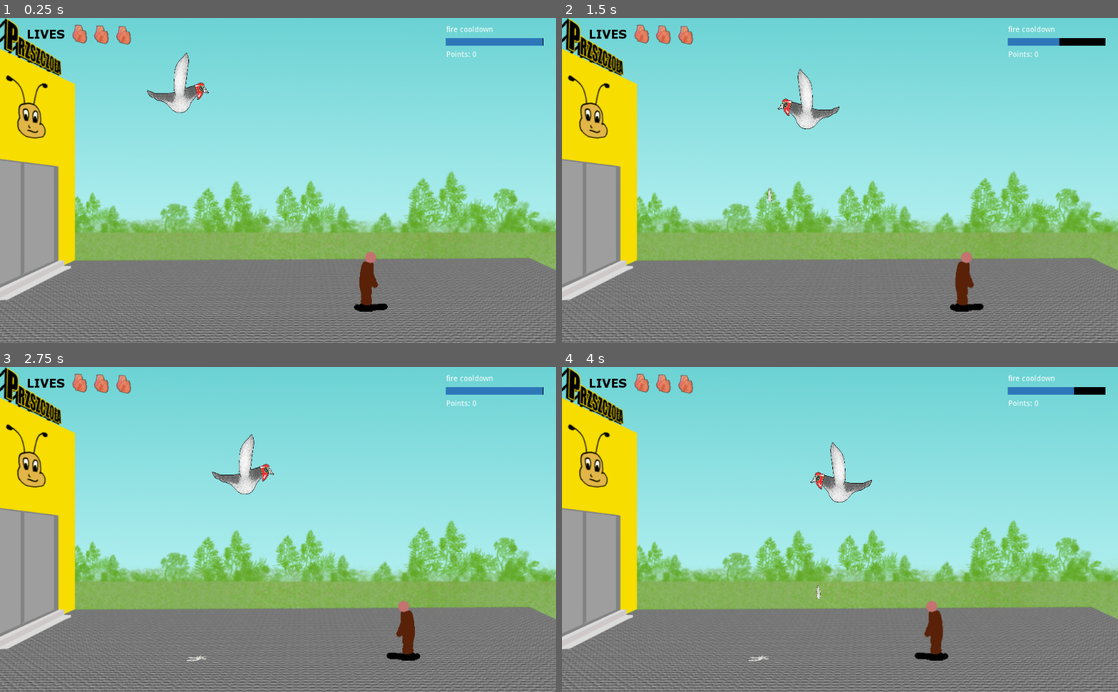
Above: before the commit, frames 1-4 (two rows, left to right).
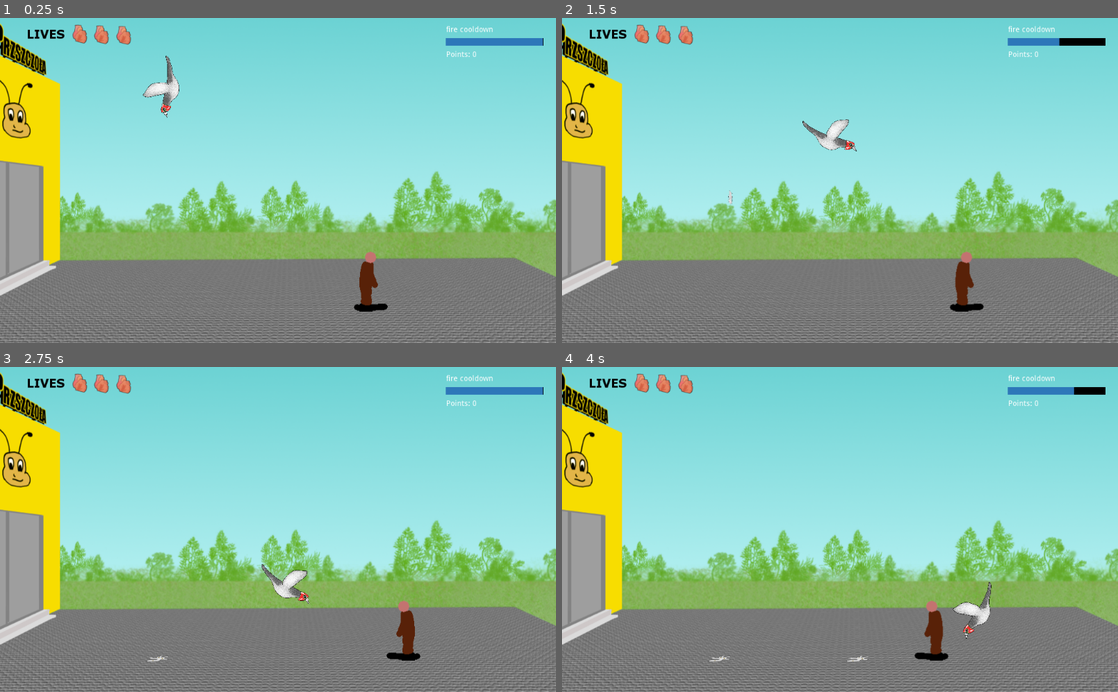
Above: after the commit, the same moments.

Repository: Ama94/PigeonSimulator
Game: Godot game, scene res://main.tscn
Same seed, same stepped clock (60 frames per second), same inputs: the game is played once before the commit and once after it. The engine's default icon, where the game draws it, is replaced by a stand-in: a white triangle on a blue panel in a dark square.
Inputs (mouse positions are in pixels of both pictures, inside the frame that each line leads up to):
- Up to frame 1 (0.25 s): no input
- Up to frame 2 (1.5 s): move the mouse to (962, 164) at 0.52 s; hold Right (ui_right) 0.53-1.28 s; tap Space (ui_select) at 0.6, 0.77, 1.07, 1.35 s; click (962, 164) at 0.67 s; move the mouse to (728, 196) at 1.27 s; hold Left (ui_left) from 1.28 s (still down); click (728, 196) at 1.42 s
- Up to frame 3 (2.75 s): tap Space (ui_select) at 1.52, 1.82, 2.1 s; move the mouse to (333, 458) at 2.02 s; release Left (ui_left) at 2.03 s; hold Right (ui_right) from 2.03 s (still down); click (333, 458) at 2.17 s
- Up to frame 4 (4 s): move the mouse to (812, 594) at 2.77 s; release Right (ui_right) at 2.78 s; hold Up (ui_up) 2.78-3.53 s; tap Space (ui_select) at 2.85, 3.02, 3.32, 3.6, 3.77 s; click (812, 594) at 2.92 s; move the mouse to (1006, 578) at 3.52 s; hold Left (ui_left) from 3.53 s (still down); click (1006, 578) at 3.67 s

The runs differ from the first frame. In frame 1, 15% of the frame differs, in the area x 0-100%, y 0-100%; in frame 2, 15%; in frame 3, 15%; in frame 4, 15%.

Commit message:
Collision borders

Diff:
--- /dev/null
+++ b/Pigeon.tscn
@@ -0,0 +1,24 @@
+[gd_scene load_steps=5 format=2]
+
+[ext_resource path="res://Player.gd" type="Script" id=1]
+[ext_resource path="res://assets/pigeon_up.png" type="Texture" id=2]
+
+[sub_resource type="PhysicsMaterial" id=2]
+friction = 0.0
+bounce = 1.0
+
+[sub_resource type="CapsuleShape2D" id=3]
+radius = 15.5627
+height = 78.4229
+
+[node name="Pigeon" type="RigidBody2D"]
+mode = 2
+physics_material_override = SubResource( 2 )
+script = ExtResource( 1 )
+
+[node name="Sprite" type="Sprite" parent="."]
+scale = Vector2( 0.15, 0.15 )
+texture = ExtResource( 2 )
+
+[node name="CollisionShape2D2" type="CollisionShape2D" parent="."]
+shape = SubResource( 3 )
--- a/Player.gd
+++ b/Player.gd
@@ -1,4 +1,4 @@
-extends Node2D
+extends RigidBody2D
 
 const ACCELERATION = 10
 # Declare member variables here. Examples:
@@ -25,35 +25,47 @@
 
 
 func _physics_process(delta):
+	linear_velocity = linear_velocity.normalized()*min(linear_velocity.length(), 300.0)
 	process_input()
-	radial_acceleration *= 0.93
+#	radial_acceleration *= 0.93
 #	orientation = radial_acceleration
-	facing = Vector2( cos(orientation) , sin(orientation))
-	rotation = orientation
-	velocity *=0.95
-	position += velocity * delta + direction
-	position.y += gravity
-	velocity += force * delta
+#	facing = Vector2( cos(orientation) , sin(orientation))
+#	rotation = orientation
+#	velocity *=0.95
+#	position += velocity * delta + direction
+#	position.y += gravity
+#	velocity += force * delta
+	print(linear_velocity)
+	$Sprite.rotation = get_angle_to(linear_velocity+position)
+
+	if(abs($Sprite.rotation_degrees) > 90):
+		 $Sprite.set_flip_v(true)
+	else:
+		$Sprite.set_flip_v(false)
+	$CollisionShape2D2.rotation = $Sprite.rotation+(PI/2)
 	if(value < 100.0):
 		value += 1
-	get_node("../cooldown").set_value(value)
-	self.texture = load("res://assets/pigeon_up.png")
+	get_node("../GUI/cooldown").set_value(value)
+	$Sprite.texture = load("res://assets/pigeon_up.png")
 	update()
 
 	pass
 func process_input():
 	if Input.is_action_pressed("ui_right"):
-		direction = Vector2(2.0,0)
-		get_node("../Pigeon").set_flip_h(false)
+		apply_central_impulse(Vector2(10,0))
+#		direction = Vector2(2.0,0)
+#		$Sprite.set_flip_h(false)
 	if Input.is_action_pressed("ui_left"):
-		direction = Vector2(-2.0,0)
-		get_node("../Pigeon").set_flip_h(true)
+		apply_central_impulse(Vector2(-10,0))
+#		direction = Vector2(-2.0,0)
+#		$Sprite.set_flip_h(true)
 	if(Input.is_action_just_pressed("ui_up")):
-		position += Vector2(0,-15.0)
+		apply_impulse(Vector2.ZERO,Vector2(0,-200))
+#		position += Vector2(0,-15.0)
 #		self.texture = load("res://assets/pigeon_up.png")
 	if(Input.is_action_just_pressed("ui_select")):
-		if(get_node("../cooldown").get_value() == 100):
-			get_node("../cooldown").set_value(0)
+		if(get_node("../GUI/cooldown").get_value() == 100):
+			get_node("../GUI/cooldown").set_value(0)
 			value = 0
 			spawn_bullet()
 #	pass
--- a/main.tscn
+++ b/main.tscn
@@ -1,12 +1,11 @@
 [gd_scene load_steps=10 format=2]
 
-[ext_resource path="res://pigeon.png" type="Texture" id=1]
-[ext_resource path="res://Player.gd" type="Script" id=2]
+[ext_resource path="res://assets/map1.png" type="Texture" id=1]
+[ext_resource path="res://Pigeon.tscn" type="PackedScene" id=2]
 [ext_resource path="res://Enemy.gd" type="Script" id=3]
 [ext_resource path="res://ludzik.png" type="Texture" id=4]
-[ext_resource path="res://assets/map1.png" type="Texture" id=5]
-[ext_resource path="res://assets/heart.png" type="Texture" id=6]
-[ext_resource path="res://assets/lives.png" type="Texture" id=7]
+[ext_resource path="res://assets/heart.png" type="Texture" id=5]
+[ext_resource path="res://assets/lives.png" type="Texture" id=6]
 
 [sub_resource type="StyleBoxFlat" id=1]
 bg_color = Color( 0.180392, 0.470588, 0.729412, 1 )
@@ -14,27 +13,40 @@
 [sub_resource type="StyleBoxFlat" id=2]
 bg_color = Color( 0, 0, 0, 1 )
 
+[sub_resource type="RectangleShape2D" id=3]
+extents = Vector2( 1000, 10 )
+
 [node name="main" type="Node2D"]
 __meta__ = {
 "_edit_lock_": true
 }
 
-[node name="Pigeon" type="Sprite" parent="."]
+[node name="map1" type="Sprite" parent="."]
+position = Vector2( 548.015, 264.498 )
+z_index = -1
+texture = ExtResource( 1 )
+__meta__ = {
+"_edit_lock_": true
+}
+
+[node name="Pigeon" parent="." instance=ExtResource( 2 )]
 position = Vector2( 310, 136 )
-scale = Vector2( 0.15, 0.25 )
-texture = ExtResource( 1 )
-script = ExtResource( 2 )
+rotation = -5.96046e-006
 
 [node name="bullets" type="Node" parent="."]
 
 [node name="Enemy" type="Node2D" parent="."]
+editor/display_folded = true
 script = ExtResource( 3 )
 
 [node name="Sprite" type="Sprite" parent="Enemy"]
 position = Vector2( 161, 483 )
 texture = ExtResource( 4 )
 
-[node name="cooldown" type="ProgressBar" parent="."]
+[node name="GUI" type="CanvasLayer" parent="."]
+editor/display_folded = true
+
+[node name="cooldown" type="ProgressBar" parent="GUI"]
 margin_left = 821.111
 margin_top = 37.3232
 margin_right = 1001.11
@@ -45,41 +57,56 @@
 value = 100.0
 percent_visible = false
 
-[node name="fire cooldown" type="Label" parent="."]
+[node name="fire cooldown" type="Label" parent="GUI"]
 margin_left = 822.168
 margin_top = 14.8336
 margin_right = 993.168
 margin_bottom = 28.8336
 text = "fire cooldown"
 
-[node name="Points" type="Label" parent="."]
+[node name="Points" type="Label" parent="GUI"]
 margin_left = 822.0
 margin_top = 61.0
 margin_right = 993.0
 margin_bottom = 83.0
 text = "Points: 0"
 
-[node name="map1" type="Sprite" parent="."]
-position = Vector2( 575.608, 264.879 )
-z_index = -1
+[node name="life" type="Sprite" parent="GUI"]
+position = Vector2( 149.585, 29.9169 )
+scale = Vector2( 0.844875, 0.756233 )
 texture = ExtResource( 5 )
 
-[node name="life" type="Sprite" parent="."]
-position = Vector2( 149.585, 29.9169 )
+[node name="life2" type="Sprite" parent="GUI"]
+position = Vector2( 189.474, 31.0249 )
 scale = Vector2( 0.844875, 0.756233 )
+texture = ExtResource( 5 )
+
+[node name="lifes3" type="Sprite" parent="GUI"]
+position = Vector2( 230.471, 32.133 )
+scale = Vector2( 0.844875, 0.756233 )
+texture = ExtResource( 5 )
+
+[node name="lives" type="Sprite" parent="GUI"]
+position = Vector2( 85.3186, 28.8089 )
+scale = Vector2( 0.756233, 0.778393 )
 texture = ExtResource( 6 )
 
-[node name="life2" type="Sprite" parent="."]
-position = Vector2( 189.474, 31.0249 )
-scale = Vector2( 0.844875, 0.756233 )
-texture = ExtResource( 6 )
+[node name="StaticBody2D" type="StaticBody2D" parent="."]
 
-[node name="lifes3" type="Sprite" parent="."]
-position = Vector2( 230.471, 32.133 )
-scale = Vector2( 0.844875, 0.756233 )
-texture = ExtResource( 6 )
+[node name="CollisionShape2D" type="CollisionShape2D" parent="StaticBody2D"]
+position = Vector2( 481.161, 618.106 )
+shape = SubResource( 3 )
 
-[node name="lives" type="Sprite" parent="."]
-position = Vector2( 85.3186, 28.8089 )
-scale = Vector2( 0.756233, 0.778393 )
-texture = ExtResource( 7 )
+[node name="CollisionShape2D2" type="CollisionShape2D" parent="StaticBody2D"]
+position = Vector2( 425.589, -95.2742 )
+shape = SubResource( 3 )
+
+[node name="CollisionShape2D3" type="CollisionShape2D" parent="StaticBody2D"]
+position = Vector2( -37.074, 201.968 )
+rotation = 1.5708
+shape = SubResource( 3 )
+
+[node name="CollisionShape2D4" type="CollisionShape2D" parent="StaticBody2D"]
+position = Vector2( 1124.75, 235.569 )
+rotation = 1.5708
+shape = SubResource( 3 )
